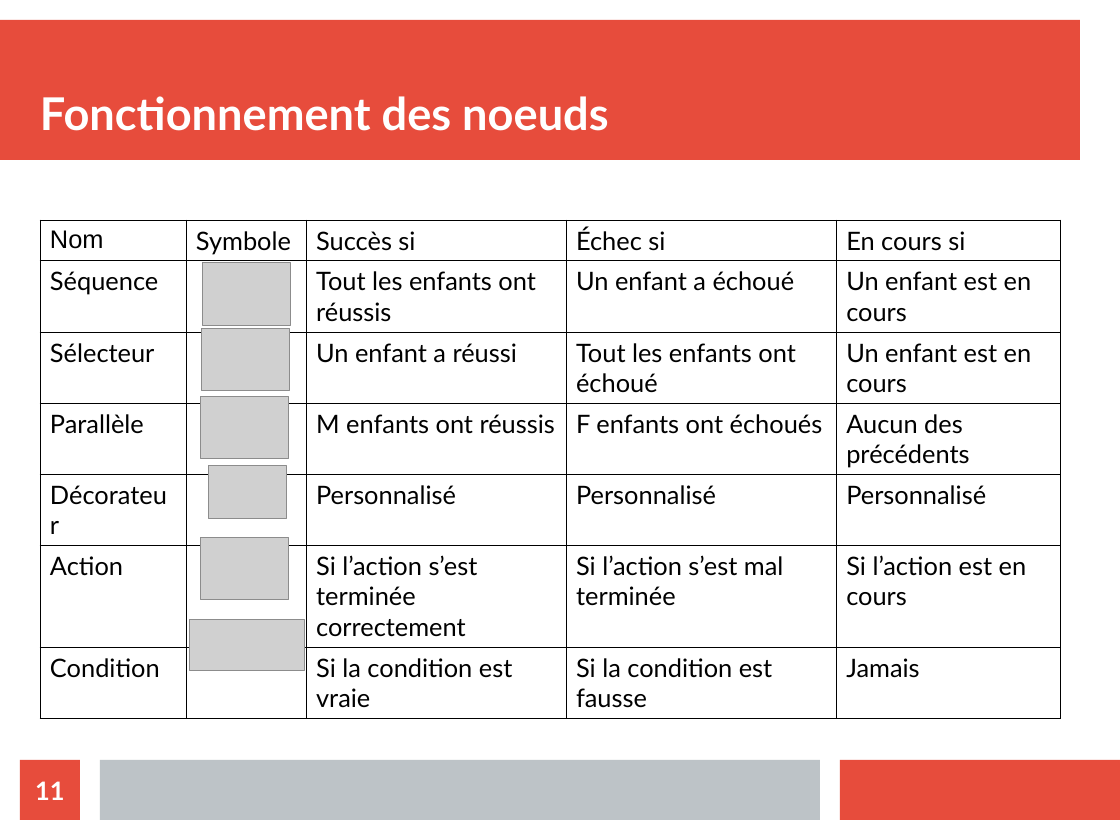
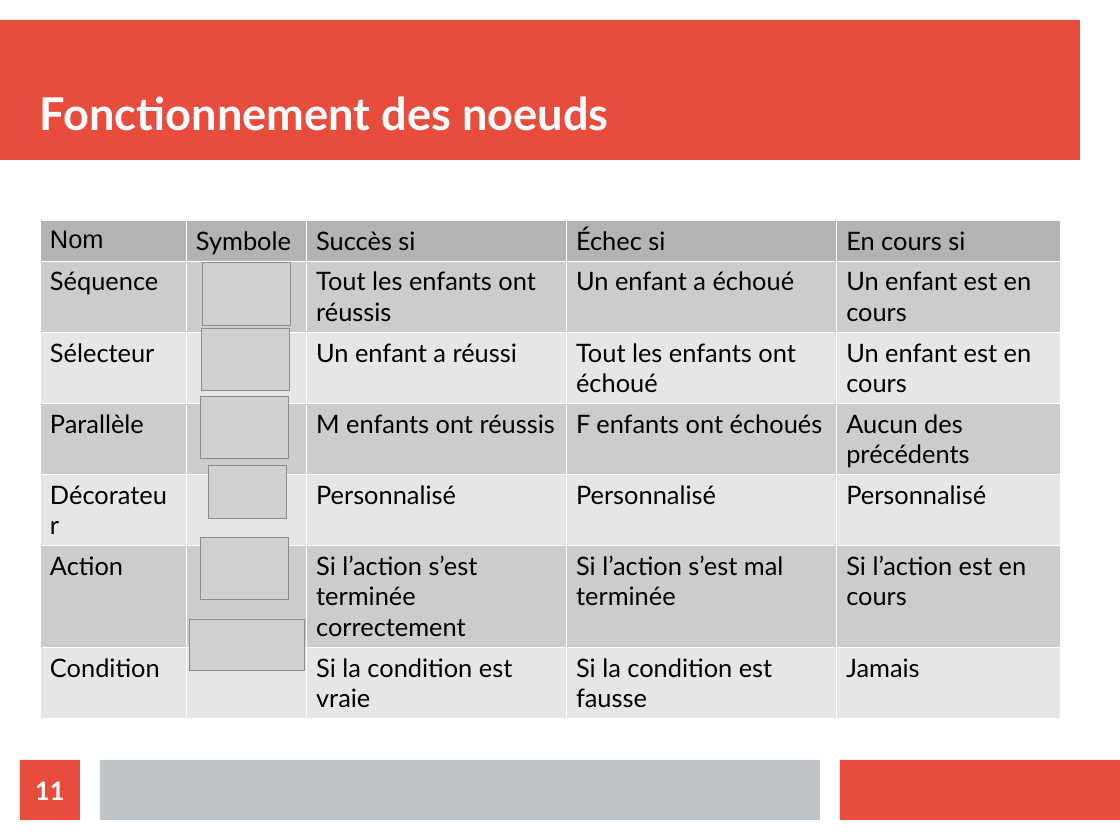
Before and after one commit to ValentinLebouvier/TAL2019, a slide deck: slide 11 of Comptes Rendus/CR_10-05.odp. Drawn at 1120x840 pixels with LibreOffice and Linux fonts; fonts in the diff are those of the drawing; grey boxes stand for pictures. Boxes give left, top, right and bottom in pixels: in the first picture for what was removed or moved away, otherwise in the second. Text is boxed around its words. In the diff, an @@ line names an element or a change of style, - is before the commit and + after.

```diff
--- a/Comptes Rendus/CR_10-05.odp
+++ b/Comptes Rendus/CR_10-05.odp
@@ table at (x1=40, y1=221, x2=1060, y2=712) @@
@@ fill none to #B3B3B3 in row 1 @@
@@ fill none to #CCCCCC in 12 cells @@
@@ fill none to #E6E6E6 in 12 cells @@
@@ borders changed @@
```
Also in this commit, not shown: 1 other slide changed, 10 slides added, 18 other files.
